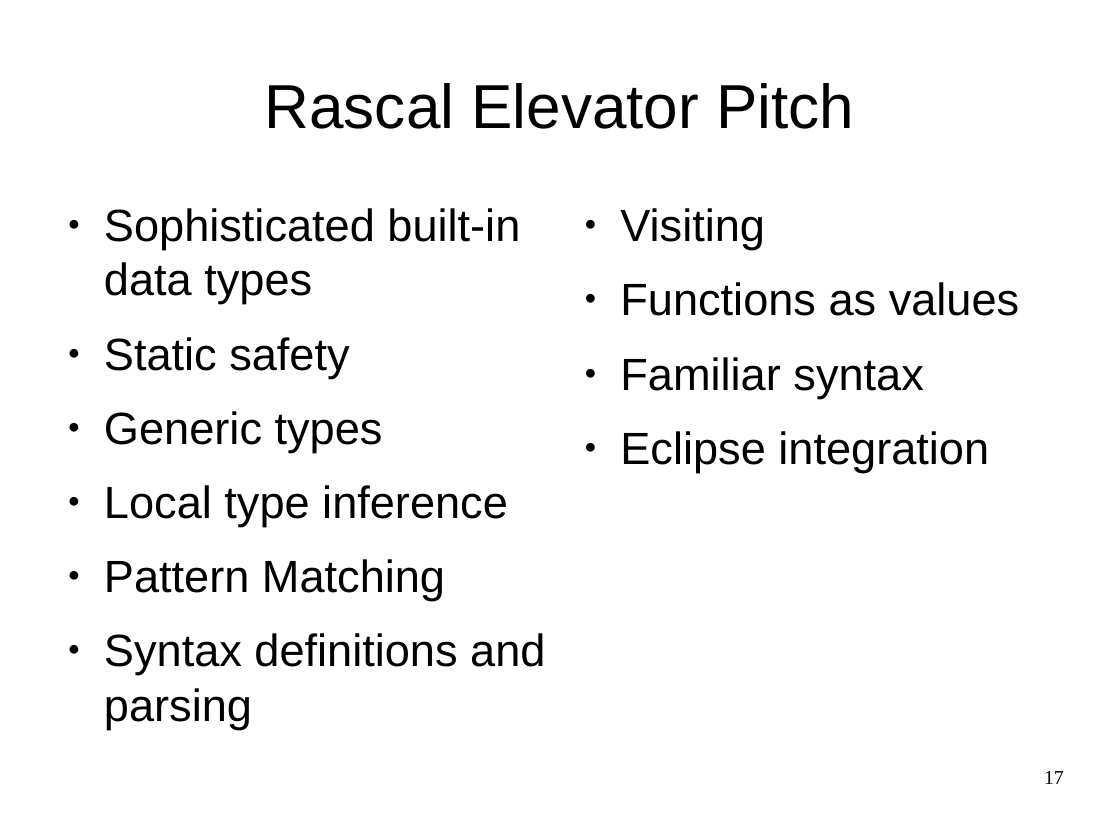
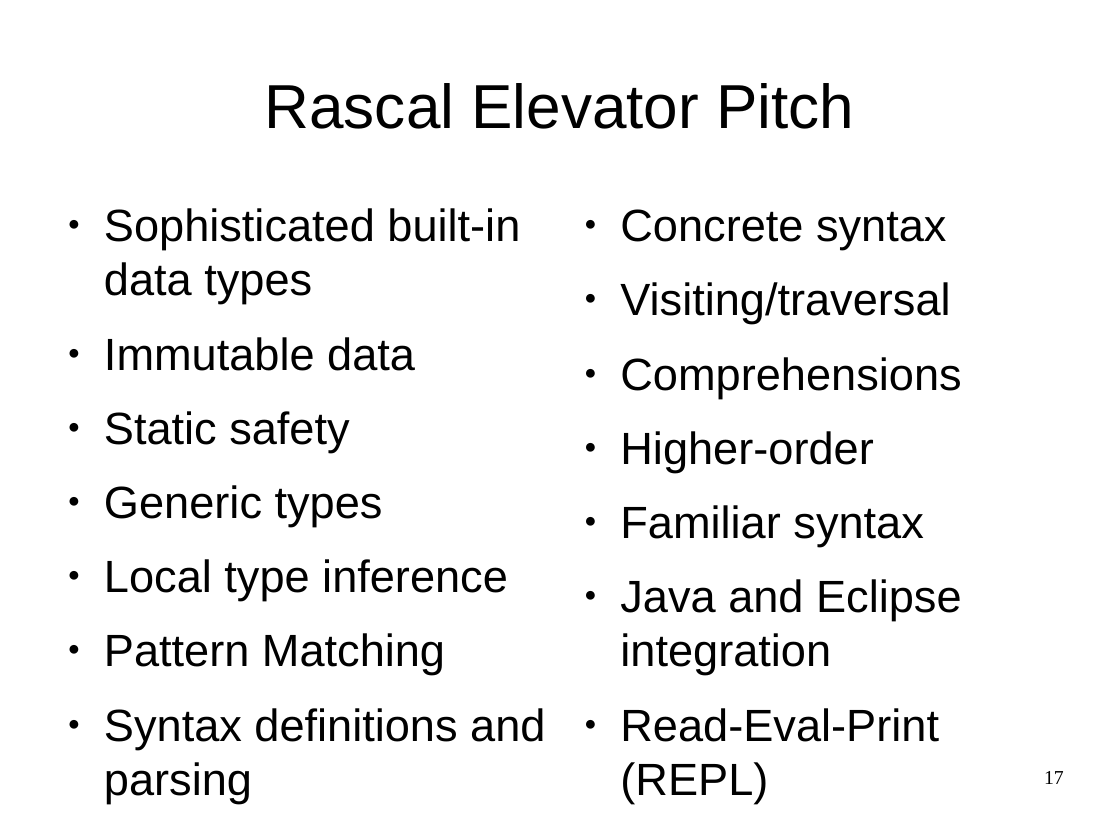
Before and after one commit to cwi-swat/meta-environment, a slide deck: slide 17 of meta-doc/analysis/rascal-slides/rascal-slides.odp. Drawn at 1120x840 pixels with LibreOffice and Linux fonts; fonts in the diff are those of the drawing; background and template pictures are left out. Boxes give left, top, right and bottom in pixels: in the first picture for what was removed or moved away, otherwise in the second. Text is boxed around its words. In the diff, an @@ line names an element or a change of style, - is before the commit and + after.

```diff
--- a/meta-doc/analysis/rascal-slides/rascal-slides.odp
+++ b/meta-doc/analysis/rascal-slides/rascal-slides.odp
@@ text at (620,209,961,472): text changed @@
-● Visiting
-● Functions as values
+● Concrete syntax
+● Visiting/traversal
+● Comprehensions
+● Higher-order
@@ text at (104,337,415,371): paragraph added @@
+● Immutable data
@@ text at (620,579,962,742): text changed @@
-● Eclipse integration
+● Java and Eclipse integration
+● Read-Eval-Print (REPL)
```
Also in this commit, not shown: 15 other slides changed, 13 slides added.
